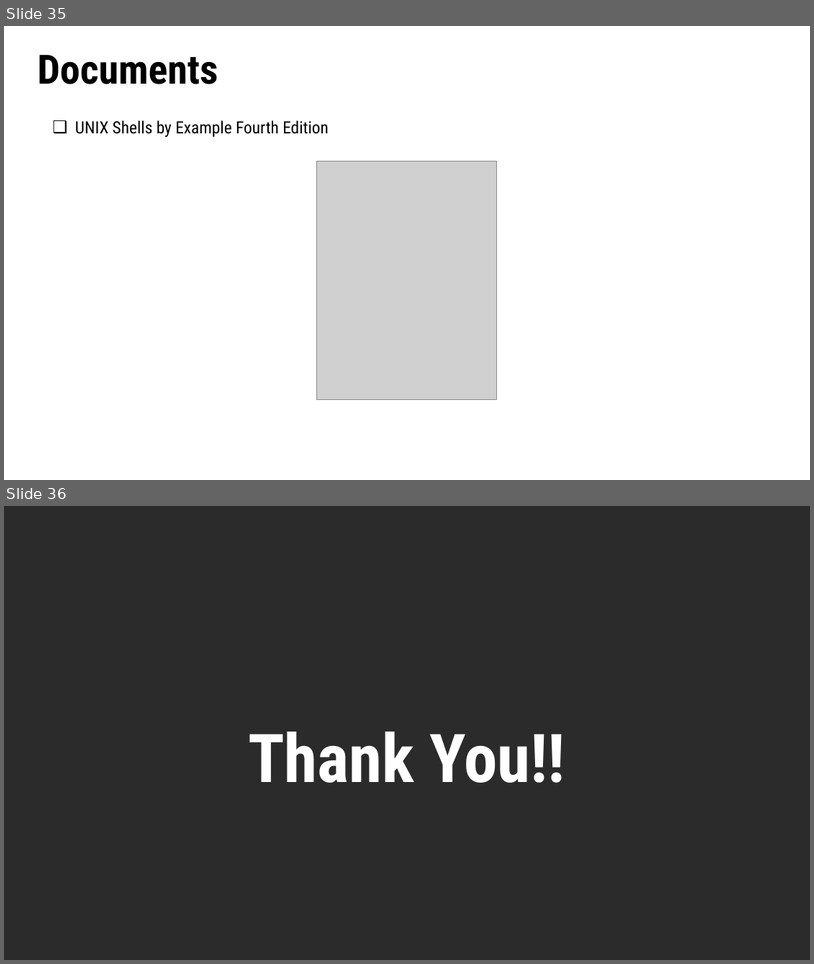
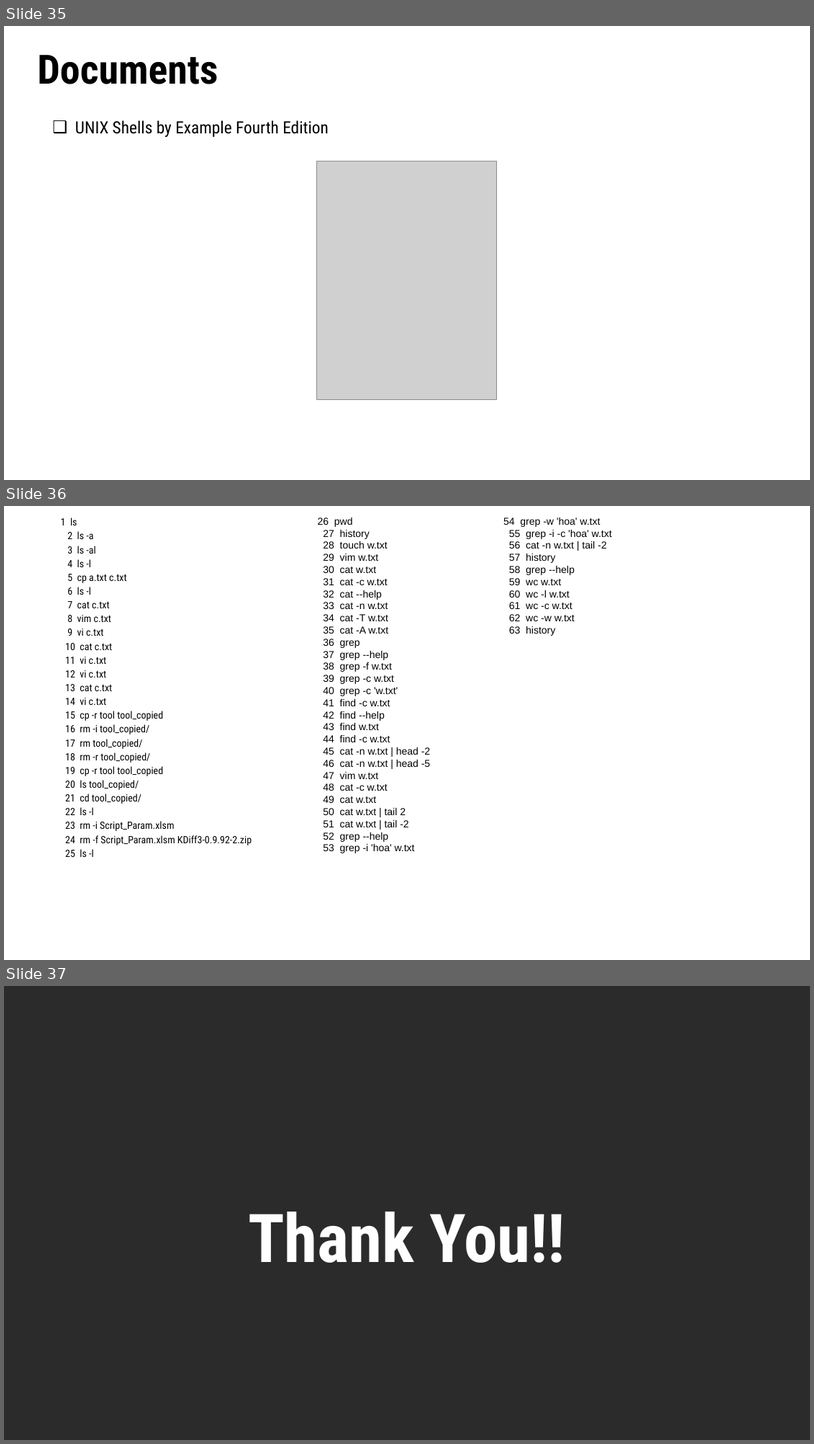
Before and after one commit to Theerathon/COEM, a slide deck: BV_Bash_Basic.pptx. Shown one above the other, each under a label of ours: slides 35 and 36 before the commit, slides 35, 36 and 37 after it. The pictures are 814x964 and 814x1444 pixels, drawn with LibreOffice and Linux fonts; fonts in the diff are those of the drawing; grey boxes stand for pictures; background and template pictures are left out; a plain dark background stands for a picture behind light text. Boxes give left, top, right and bottom in pixels: in the first picture for what was removed or moved away, otherwise in the second. Text is boxed around its words. In the diff, an @@ line names an element or a change of style, - is before the commit and + after.

Commit message:
up

```diff
--- a/BV_Bash_Basic.pptx
+++ b/BV_Bash_Basic.pptx
@@ slide 36 added at (4,506,810,960), background picture (left out) @@
@@ text added at (61,518,252,857), 12 pt, text #000000 @@
+1 ls
+2 ls -a
+3 ls -al
+4 ls -l
+5 cp a.txt c.txt
+6 ls -l
+7 cat c.txt
+8 vim c.txt
+9 vi c.txt
+10 cat c.txt
+11 vi c.txt
+12 vi c.txt
+13 cat c.txt
+14 vi c.txt
+15 cp -r tool tool_copied
+16 rm -i tool_copied/
+17 rm tool_copied/
+18 rm -r tool_copied/
+19 cp -r tool tool_copied
+20 ls tool_copied/
+21 cd tool_copied/
+22 ls -l
+23 rm -i Script_Param.xlsm
+24 rm -f Script_Param.xlsm KDiff3-0.9.92-2.zip
+25 ls -l
@@ text added at (318,518,430,853), 12 pt, text #000000 @@
+26 pwd
+27 history
+28 touch w.txt
+29 vim w.txt
+30 cat w.txt
+31 cat -c w.txt
+32 cat --help
+33 cat -n w.txt
+34 cat -T w.txt
+35 cat -A w.txt
+36 grep
+37 grep --help
+38 grep -f w.txt
+39 grep -c w.txt
+40 grep -c 'w.txt'
+41 find -c w.txt
+42 find --help
+43 find w.txt
+44 find -c w.txt
+45 cat -n w.txt | head -2
+46 cat -n w.txt | head -5
+47 vim w.txt
+48 cat -c w.txt
+49 cat w.txt
+50 cat w.txt | tail 2
+51 cat w.txt | tail -2
+52 grep --help
+53 grep -i 'hoa' w.txt
@@ text added at (504,518,612,636), 12 pt, text #000000 @@
+54 grep -w 'hoa' w.txt
+55 grep -i -c 'hoa' w.txt
+56 cat -n w.txt | tail -2
+57 history
+58 grep --help
+59 wc w.txt
+60 wc -l w.txt
+61 wc -c w.txt
+62 wc -w w.txt
+63 history
@@ what was slide 36 is now slide 37 @@
```
